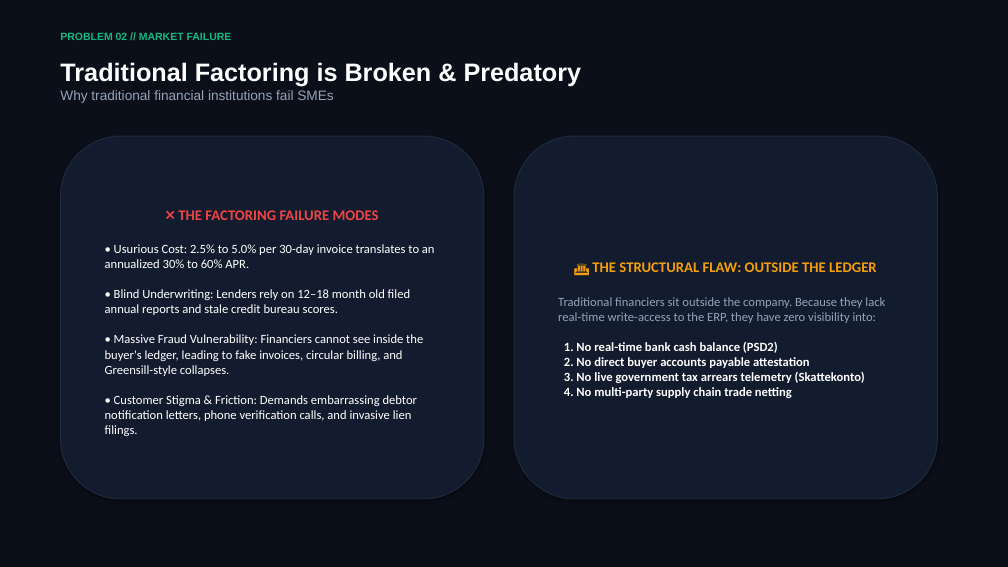
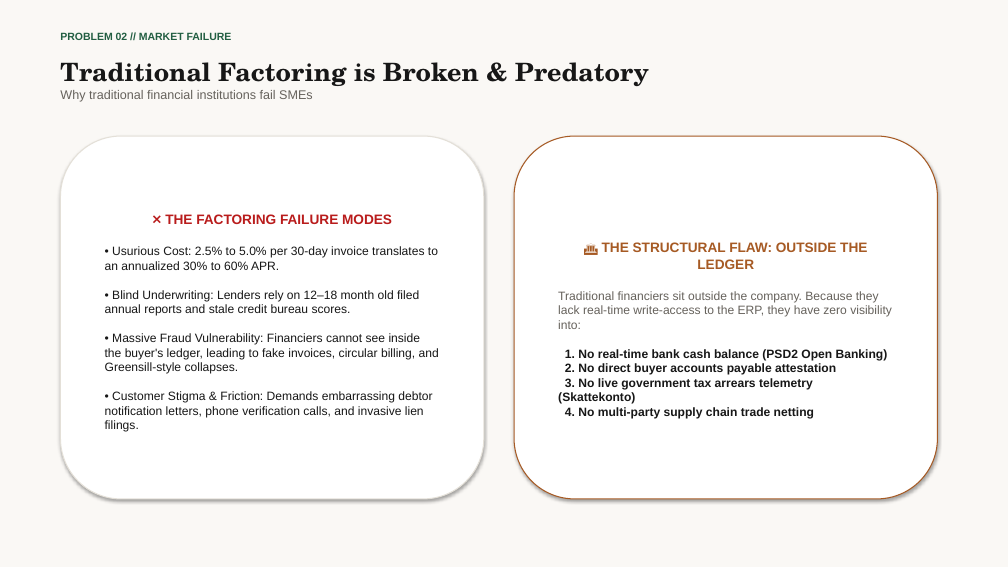
Before and after one commit to howieaccounted/accounted, a slide deck: slide 3 of public/docs/accounted_network_pitch_deck.pptx. Drawn at 1008x567 pixels with LibreOffice and Linux fonts; fonts in the diff are those of the drawing. Boxes give left, top, right and bottom in pixels: in the first picture for what was removed or moved away, otherwise in the second. Text is boxed around its words. In the diff, an @@ line names an element or a change of style, - is before the commit and + after.

Commit message:
style(pitch): update deck branding to match accounted.se light paper and editorial typography

```diff
--- a/public/docs/accounted_network_pitch_deck.pptx
+++ b/public/docs/accounted_network_pitch_deck.pptx
@@ rectangle at [0, 0, 1008, 567]: fill #0B0F19 to #FAF8F5 @@
@@ text "Traditional Factoring is Broken & ..." at [60, 62, 649, 102]: font Arial to TeX Gyre Schola, text colour #FFFFFF to #171717 in "Traditional Factoring is Broken & Predatory"; size 13 to 12 pt, text colour #94A3B8 to #66625C in "Why traditional financial institutions fail SMEs" @@
@@ text "PROBLEM 02 // MARKET FAILURE" at [60, 32, 232, 40]: text colour #10B981 to #225E42 @@
@@ rounded rectangle "❌ THE FACTORING FAILURE MODES" at [60, 136, 484, 499]: size 14 to 13 pt, text colour #EF4444 to #B91C1C in "❌ THE FACTORING FAILURE MODES"; font Calibri to Arial, size 12 to 11.5 pt, text colour #FFFFFF to #171717; fill #131C2E to #FFFFFF; outline #1E293B 1 pt to #E4E0D8 1 pt @@
@@ rounded rectangle "🏛️ THE STRUCTURAL FLAW: OUTSIDE ..." at [514, 136, 938, 499]: fill #131C2E to #FFFFFF; outline #1E293B 1 pt to #A65A24 1 pt @@
@@ text in rounded rectangle at [558, 242, 892, 418]: size 14 to 13 pt, text colour #F59E0B to #A65A24 in "🏛️ THE STRUCTURAL FLAW: OUTSIDE THE LEDGER"; font Calibri to Arial in "🏛️ THE STRUCTURAL FLAW: OUTSIDE THE LEDGER", "Traditional financiers sit outside the company. Because ...", "2. No direct buyer accounts payable attestation", "3. No live government tax arrears telemetry ..." and 1 more places; size 12 to 11.5 pt in "Traditional financiers sit outside the company. Because ...", "2. No direct buyer accounts payable attestation", "3. No live government tax arrears telemetry ...", "4. No multi-party supply chain trade netting"; text colour #94A3B8 to #66625C in "Traditional financiers sit outside the company. Because ..."; text colour #FFFFFF to #171717 in "2. No direct buyer accounts payable attestation", "3. No live government tax arrears telemetry ...", "4. No multi-party supply chain trade netting" @@
@@ text in rounded rectangle at [565, 349, 888, 360]: text changed; size 12 to 11.5 pt; font Calibri to Arial; text colour #FFFFFF to #171717 @@
-1. No real-time bank cash balance (PSD2)
+1. No real-time bank cash balance (PSD2 Open Banking)
```
Also in this commit, not shown: 15 other slides changed, 1 other file.
